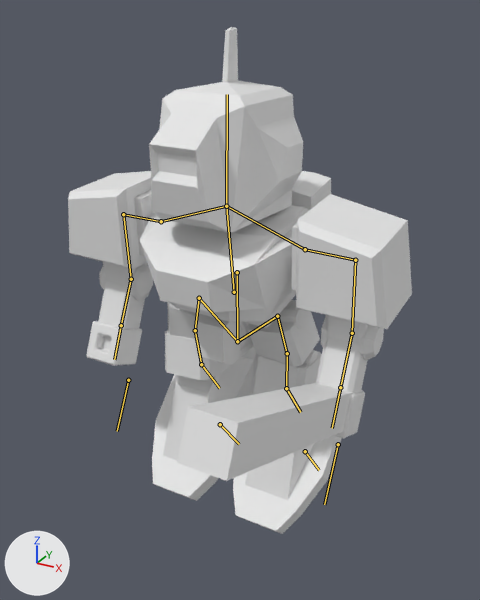
What one commit did to the Blender file Res/Robot.blend.
Before and after are seen from a 50 mm camera at (5.04, -9.07, 8.54) aimed at (0.45, -0.72, 4.37). The lights are fixed; the arrows at lower left show +X, +Y and +Z. Both versions are drawn at frame 1 of the action 'Ascend'; the numbers are the values there. The bones that bend it are drawn over the model as lines.

Objects in the first picture: 'Cube', 'Robot'.
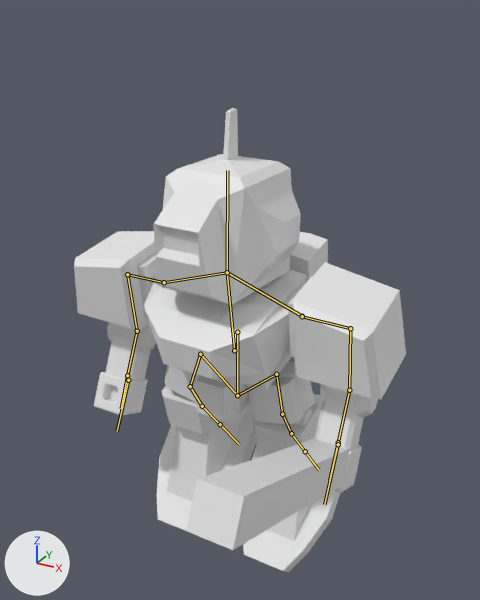
Changed parts and their boxes (x1, y1, x2, y2) in the pictures (480 x 600 px):
'Robot', posed (8% shorter)
    before: (68, 27, 412, 534)
    after: (74, 108, 406, 572)
'Cube', posed (7% narrower, 14% taller)
    before: (177, 383, 363, 481)
    after: (186, 438, 359, 550)
bone 'Weist', root to tip
    before: (237, 272) to (237, 341)
    after: (237, 332) to (237, 395)

What the commit changed:
Bone 'Weist' (bone_weist) moves from (0.0, 0.0, 1.27) to (0.0, 0.0, 0.16).
